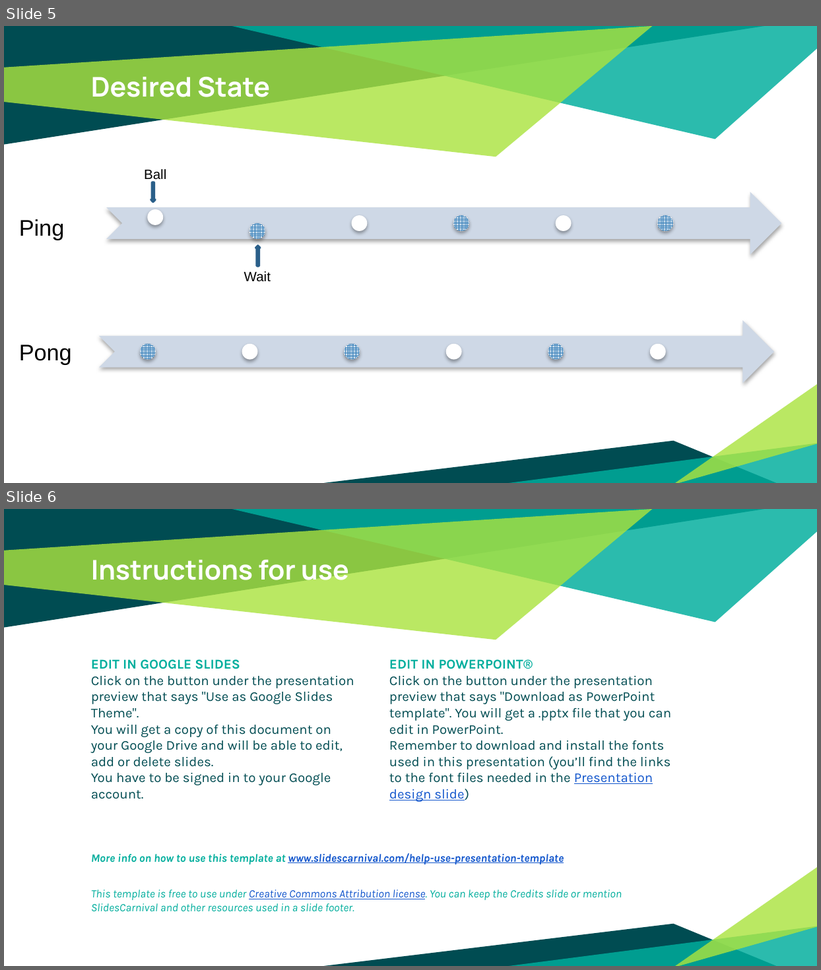
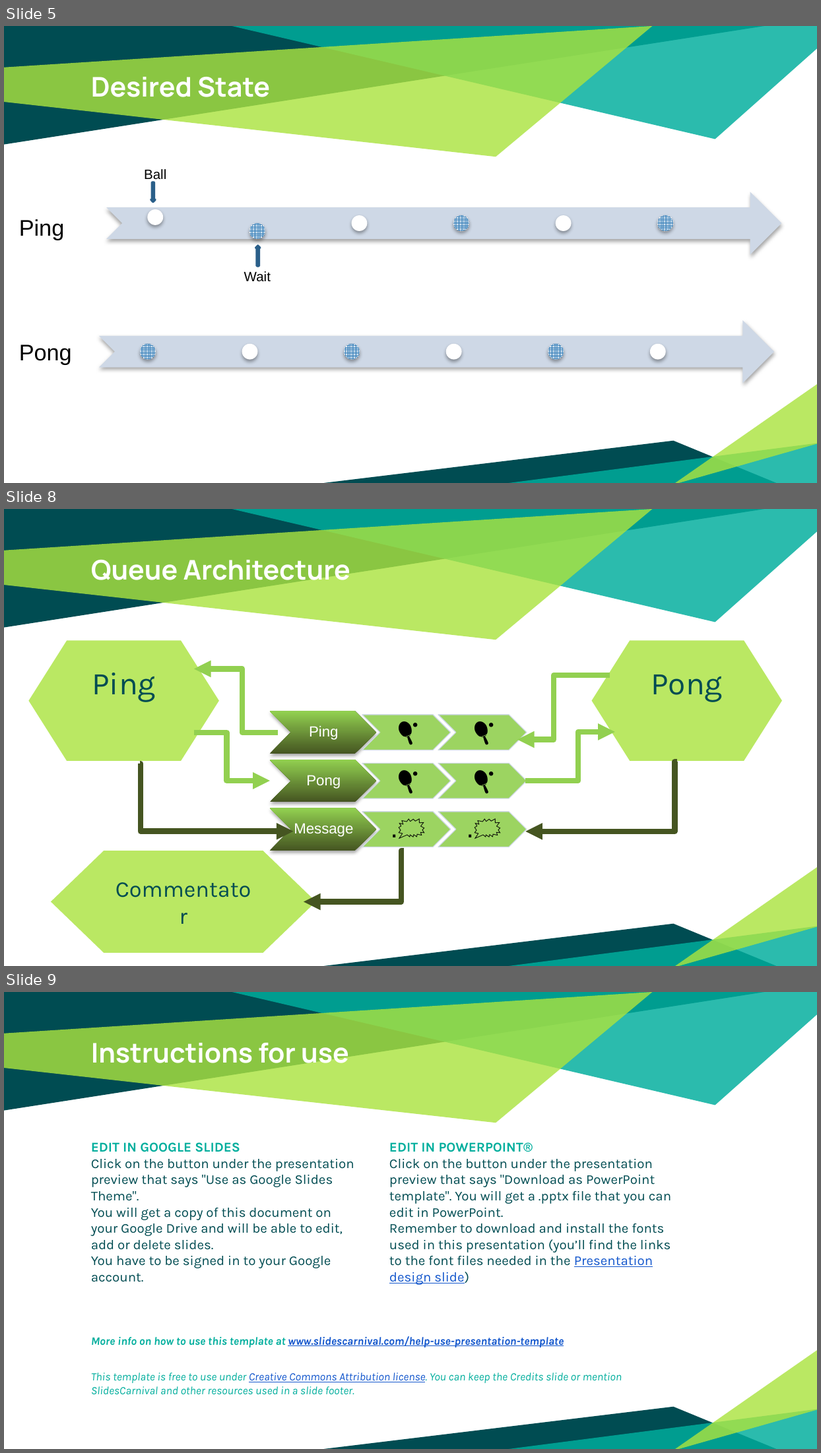
Before and after one commit to patrocinio/chaos-monkey-playing-ping-pong, a slide deck: Presentation/Bootcamp.pptx. Shown one above the other, each under a label of ours: slides 5 and 6 before the commit, slides 5, 8 and 9 after it; the slides between them are not shown. The pictures are 821x970 and 821x1453 pixels, drawn with LibreOffice and Linux fonts; fonts in the diff are those of the drawing. Boxes give left, top, right and bottom in pixels: in the first picture for what was removed or moved away, otherwise in the second. Text is boxed around its words. In the diff, an @@ line names an element or a change of style, - is before the commit and + after.

```diff
--- a/Presentation/Bootcamp.pptx
+++ b/Presentation/Bootcamp.pptx
@@ slide 8 added at (x1=4, y1=509, x2=817, y2=966), background #FFFFFF; not listed: 6 template elements that a slide beside it also shows @@
@@ title added at (x1=91, y1=560, x2=350, y2=587), 24 pt, text #FFFFFF, bold @@
+Queue Architecture
@@ flow chart preparation added at (x1=28, y1=641, x2=218, y2=761), fill #ABE33F at 81% opacity, 28 pt, text #004C52 @@
+Ping
@@ flow chart preparation added at (x1=592, y1=641, x2=782, y2=761), fill #ABE33F at 81% opacity, 28 pt, text #004C52 @@
+Pong
@@ elbow arrow added from (278, 733) to (194, 669), #92D050 5 pt @@
@@ elbow arrow added from (610, 675) to (518, 740), #92D050 5 pt @@
@@ elbow arrow added from (194, 733) to (270, 780), #92D050 5 pt @@
@@ elbow arrow added from (525, 780) to (614, 732), #92D050 5 pt @@
@@ elbow arrow added from (140, 764) to (294, 832), #465621 5 pt @@
@@ elbow arrow added from (677, 762) to (525, 832), #465621 5 pt @@
@@ group added at (x1=270, y1=712, x2=527, y2=850): 9 chevrons, 9 texts @@
+Ping
+🏓
+🏓
+Pong
+🏓
+🏓
+Message
+.🗯
+.🗯
@@ flow chart preparation added at (x1=51, y1=850, x2=316, y2=953), fill #ABE33F at 81% opacity, 20 pt, text #004C52 @@
+Commentator
@@ elbow arrow added from (403, 850) to (303, 902), #465621 5 pt @@
@@ what was slide 6 is now slide 9 @@
```
Also in this commit, not shown: 1 slide changed, 2 other slides added.
